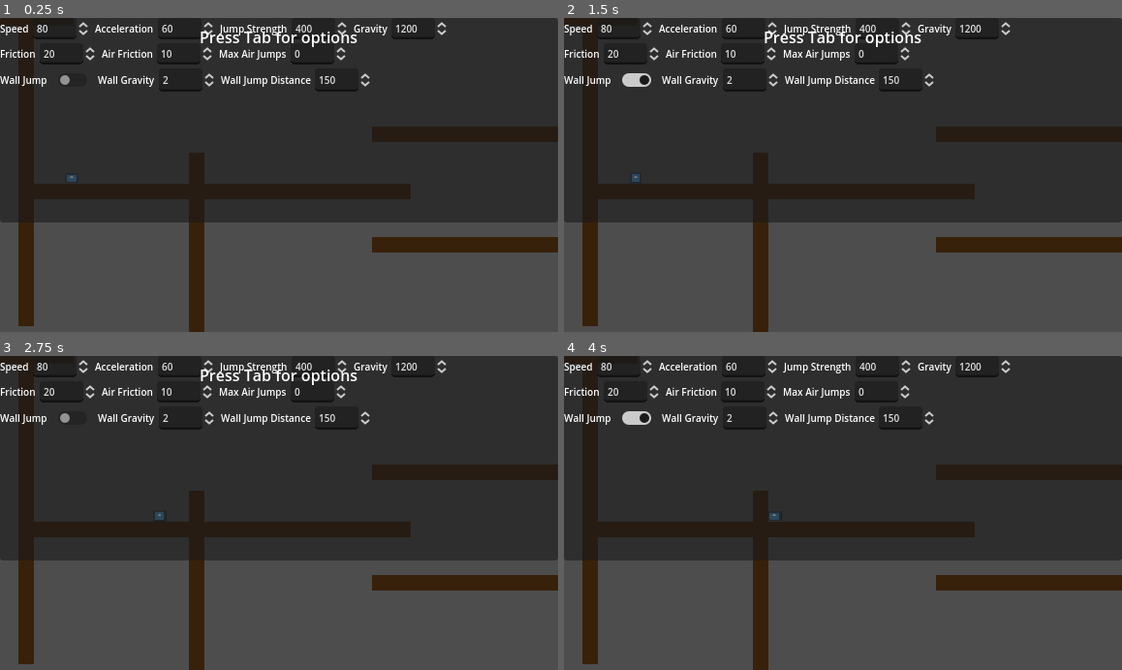
Above: before the commit, frames 1-4 (two rows, left to right).
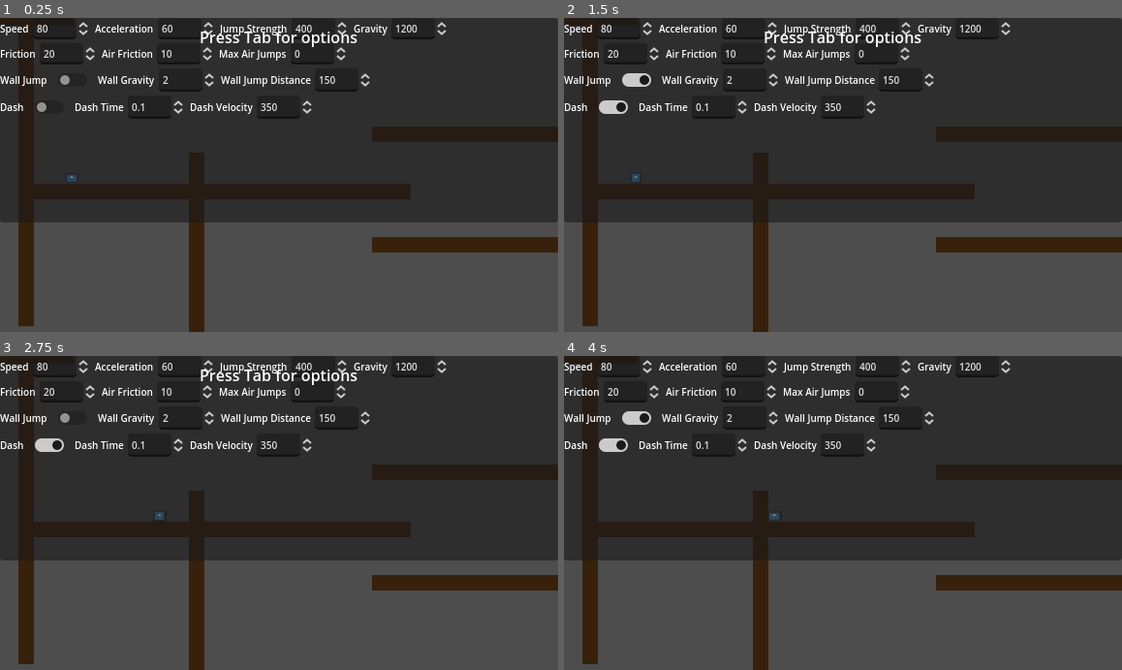
Above: after the commit, the same moments.

Repository: greatmomo/Advanced-Character-Controller
Game: Godot game, scene res://world.tscn
The game is run twice, just before and just after one commit, with the same random seed, the same clock (stepped at 60 frames per second) and the same inputs. The engine's default icon, where the game draws it, is replaced by a stand-in: a white triangle on a blue panel in a dark square.
Inputs (mouse positions are in pixels of both pictures, inside the frame that each line leads up to):
- Up to frame 1 (0.25 s): no input
- Up to frame 2 (1.5 s): click (614, 105) at 0.52 s; click (636, 80) at 1.25 s
- Up to frame 3 (2.75 s): tap Enter at 2 s; hold D (move_right) from 2.03 s (still down); tap Ctrl (dash) at 2.1 s; tap Space (jump) at 2.27 s
- Up to frame 4 (4 s): tap Space (jump) at 2.75, 3.02 s; tap Ctrl (dash) at 2.85, 3.8 s; tap Enter at 3.5 s; release D (move_right) at 3.53 s; hold A (move_left) from 3.53 s (still down); hold Tab (show_ui) from 3.53 s (still down)

The runs differ from the first frame. In frame 1, 0.6% of the frame differs, in the area x 0-56%, y 26-33%; in frame 2, 0.7%; in frame 3, 0.7%; in frame 4, 0.7%.

Commit message:
add dash options

Diff:
--- a/Player/player.gd
+++ b/Player/player.gd
@@ -36,7 +36,7 @@
 @export var dash_time := 0.1
 @export var dash_velocity := 350
 
-var orientation := 0
+var orientation := 1.0
 var previous_velocity := Vector2.ZERO
 
 @onready var sprite_2d = $Sprite2D
--- a/world.gd
+++ b/world.gd
@@ -15,6 +15,9 @@
 @onready var wall_jump = $"UI/UIContainer/PanelContainer/VBoxContainer/Wall Jump/HBoxContainer/WallJump"
 @onready var wall_gravity = $"UI/UIContainer/PanelContainer/VBoxContainer/Wall Jump/HBoxContainer2/WallGravity"
 @onready var wall_jump_distance = $"UI/UIContainer/PanelContainer/VBoxContainer/Wall Jump/HBoxContainer3/WallJumpDistance"
+@onready var dash = $UI/UIContainer/PanelContainer/VBoxContainer/Dash/HBoxContainer/Dash
+@onready var dash_time = $UI/UIContainer/PanelContainer/VBoxContainer/Dash/HBoxContainer2/DashTime
+@onready var dash_velocity = $UI/UIContainer/PanelContainer/VBoxContainer/Dash/HBoxContainer3/DashVelocity
 
 func _unhandled_key_input(event):
 	if event.is_action_pressed("show_ui"):
@@ -57,3 +60,15 @@
 
 func _on_max_air_jumps_value_changed(value):
 	player.max_air_jumps = max_air_jumps.get_value()
+
+func _on_dash_pressed():
+	if dash.is_pressed():
+		player.can_dash = true
+	else:
+		player.can_dash = false
+
+func _on_dash_time_value_changed(value):
+	player.dash_time = dash_time.get_value()
+
+func _on_dash_velocity_value_changed(value):
+	player.dash_velocity = dash_velocity.get_value()
--- a/world.tscn
+++ b/world.tscn
@@ -220,6 +220,53 @@
 max_value = 500.0
 step = 10.0
 value = 150.0
+
+[node name="Dash" type="HBoxContainer" parent="UI/UIContainer/PanelContainer/VBoxContainer"]
+layout_mode = 2
+
+[node name="HBoxContainer" type="HBoxContainer" parent="UI/UIContainer/PanelContainer/VBoxContainer/Dash"]
+layout_mode = 2
+
+[node name="DashLabel" type="Label" parent="UI/UIContainer/PanelContainer/VBoxContainer/Dash/HBoxContainer"]
+layout_mode = 2
+theme = ExtResource("4_ixx57")
+text = "Dash"
+
+[node name="Dash" type="CheckButton" parent="UI/UIContainer/PanelContainer/VBoxContainer/Dash/HBoxContainer"]
+layout_mode = 2
+theme_override_styles/focus = SubResource("StyleBoxEmpty_e7cka")
+
+[node name="HBoxContainer2" type="HBoxContainer" parent="UI/UIContainer/PanelContainer/VBoxContainer/Dash"]
+layout_mode = 2
+
+[node name="DashTimeLabel" type="Label" parent="UI/UIContainer/PanelContainer/VBoxContainer/Dash/HBoxContainer2"]
+layout_mode = 2
+theme = ExtResource("4_ixx57")
+text = "Dash Time"
+
+[node name="DashTime" type="SpinBox" parent="UI/UIContainer/PanelContainer/VBoxContainer/Dash/HBoxContainer2"]
+layout_mode = 2
+theme = ExtResource("4_ixx57")
+min_value = 0.01
+max_value = 1.0
+step = 0.01
+value = 0.1
+
+[node name="HBoxContainer3" type="HBoxContainer" parent="UI/UIContainer/PanelContainer/VBoxContainer/Dash"]
+layout_mode = 2
+
+[node name="DashVelocityLabel" type="Label" parent="UI/UIContainer/PanelContainer/VBoxContainer/Dash/HBoxContainer3"]
+layout_mode = 2
+theme = ExtResource("4_ixx57")
+text = "Dash Velocity"
+
+[node name="DashVelocity" type="SpinBox" parent="UI/UIContainer/PanelContainer/VBoxContainer/Dash/HBoxContainer3"]
+layout_mode = 2
+theme = ExtResource("4_ixx57")
+min_value = 10.0
+max_value = 1000.0
+step = 10.0
+value = 350.0
 
 [node name="InfoTextContainer" type="MarginContainer" parent="UI"]
 anchors_preset = 5
@@ -244,3 +291,6 @@
 [connection signal="pressed" from="UI/UIContainer/PanelContainer/VBoxContainer/Wall Jump/HBoxContainer/WallJump" to="." method="_on_wall_jump_pressed"]
 [connection signal="value_changed" from="UI/UIContainer/PanelContainer/VBoxContainer/Wall Jump/HBoxContainer2/WallGravity" to="." method="_on_wall_gravity_value_changed"]
 [connection signal="value_changed" from="UI/UIContainer/PanelContainer/VBoxContainer/Wall Jump/HBoxContainer3/WallJumpDistance" to="." method="_on_wall_jump_distance_value_changed"]
+[connection signal="pressed" from="UI/UIContainer/PanelContainer/VBoxContainer/Dash/HBoxContainer/Dash" to="." method="_on_dash_pressed"]
+[connection signal="value_changed" from="UI/UIContainer/PanelContainer/VBoxContainer/Dash/HBoxContainer2/DashTime" to="." method="_on_dash_time_value_changed"]
+[connection signal="value_changed" from="UI/UIContainer/PanelContainer/VBoxContainer/Dash/HBoxContainer3/DashVelocity" to="." method="_on_dash_velocity_value_changed"]
